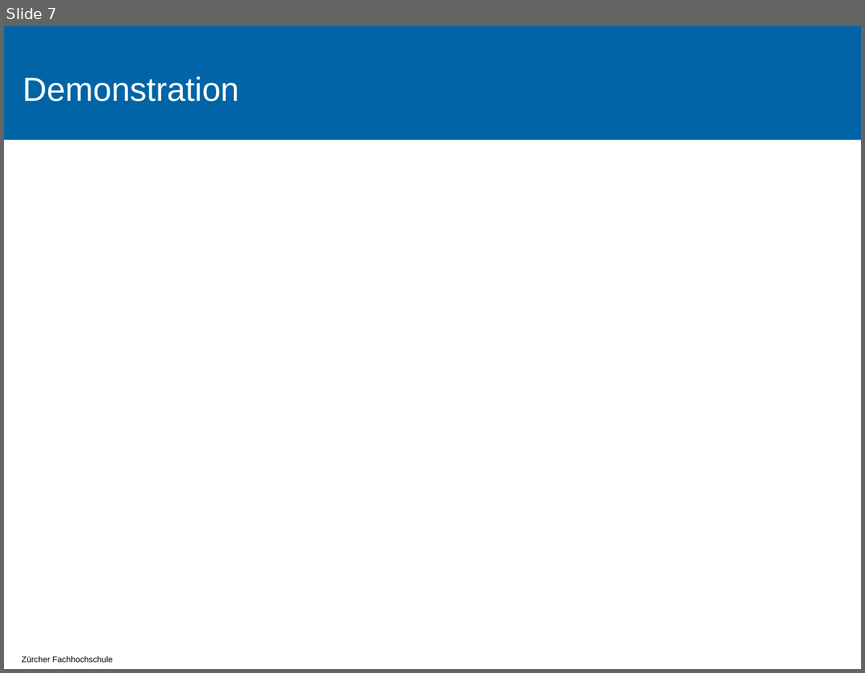
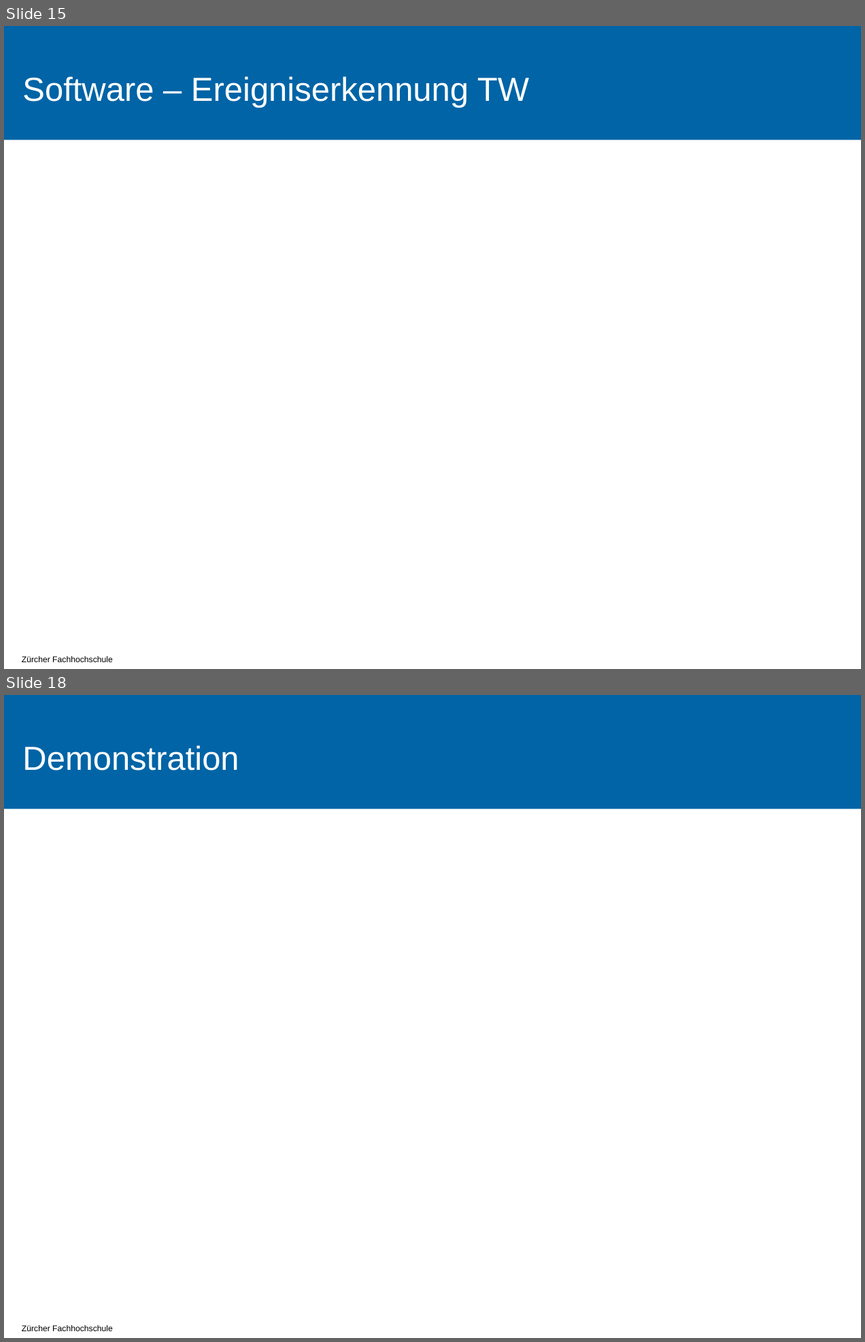
Before and after one commit to tokeller/WeKeBA, a slide deck: 9001_Praesentation/Praesentation.pptx. Shown one above the other, each under a label of ours: slide 7 before the commit, slides 15 and 18 after it; the slides between them are not shown. The pictures are 865x673 and 865x1342 pixels, drawn with LibreOffice and Linux fonts; fonts in the diff are those of the drawing; background and template pictures are left out. Boxes give left, top, right and bottom in pixels: in the first picture for what was removed or moved away, otherwise in the second. Text is boxed around its words. In the diff, an @@ line names an element or a change of style, - is before the commit and + after.

```diff
--- a/9001_Praesentation/Praesentation.pptx
+++ b/9001_Praesentation/Praesentation.pptx
@@ slide 15 added at box(4, 26, 861, 669), background #FFFFFF; not listed: 2 template elements that a slide beside it also shows @@
@@ title added at box(22, 76, 529, 108), 28 pt, text #FFFFFF @@
+Software – Ereigniserkennung TW
@@ what was slide 7 is now slide 18 @@
```
Also in this commit, not shown: 2 slides changed, 12 other slides added, 2 slides removed, 3 other files.
